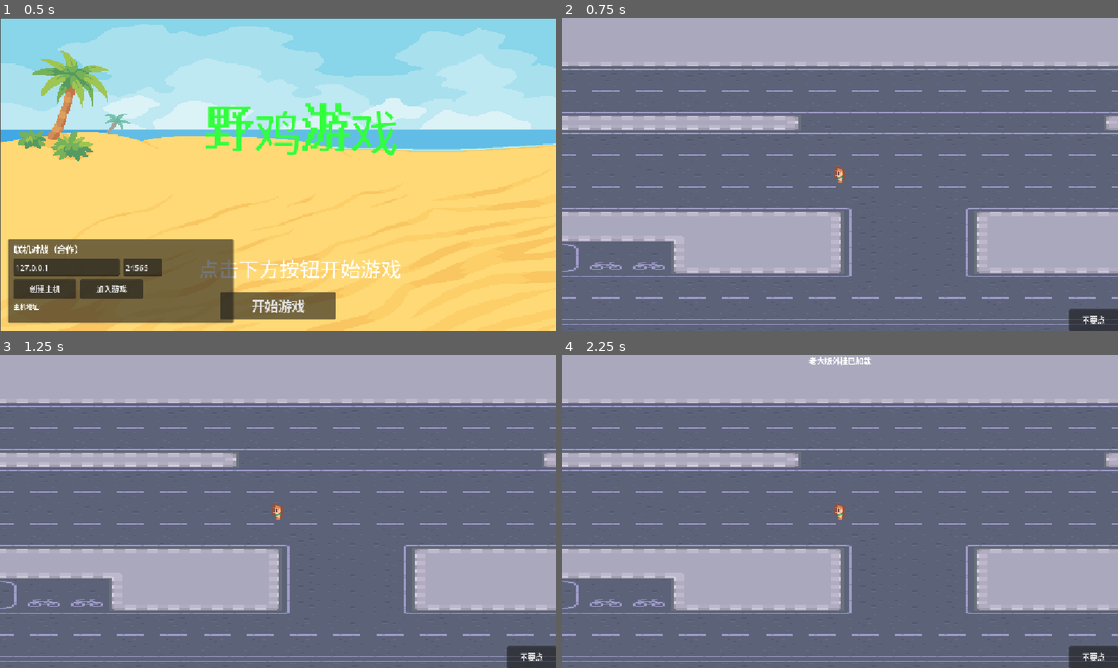
Above: before the commit, frames 1-4 (two rows, left to right).
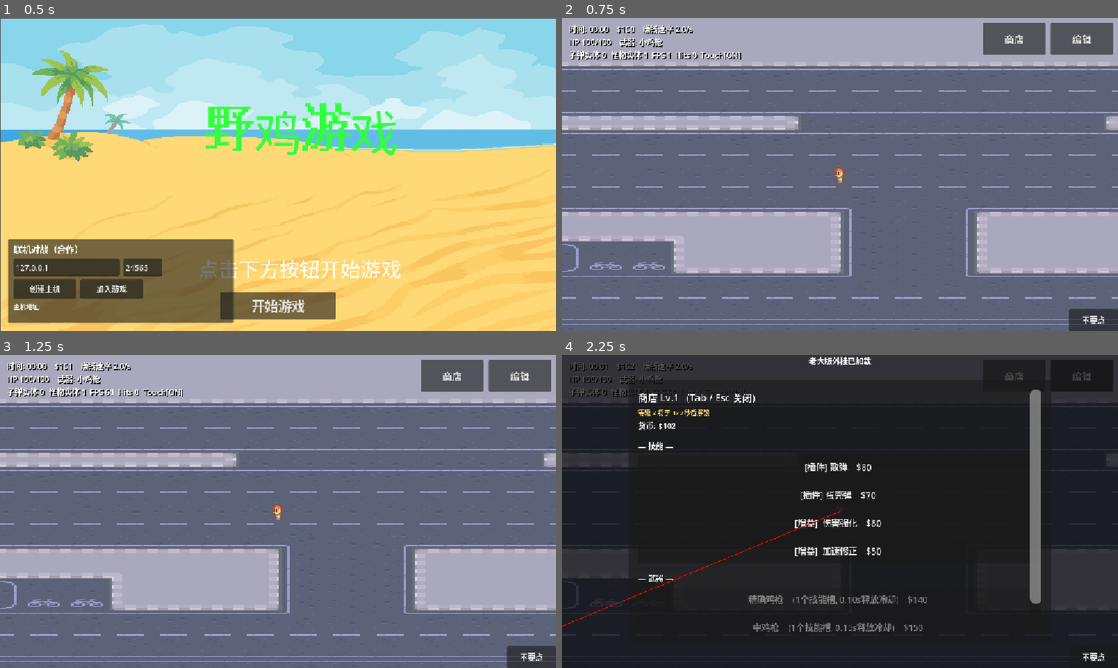
Above: after the commit, the same moments.

Repository: qwerasdf6/godot_yjgame
Game: Godot game, scene res://start.tscn
Same seed, same stepped clock (60 frames per second), same inputs: the game is played once before the commit and once after it.
Inputs (mouse positions are in pixels of both pictures, inside the frame that each line leads up to):
- Up to frame 1 (0.5 s): no input
- Up to frame 2 (0.75 s): click "开始游戏" at 0.5 s
- Up to frame 3 (1.25 s): no input
- Up to frame 4 (2.25 s): click "不要点" at 1.25 s; click (1012, 376) at 2 s, where only the run after the commit has a clickable "商店"

Frame 1 is identical in both runs. In frame 2, 3.3% of the frame differs, in the area x 1-100%, y 1-14%; in frame 3, 3.3%; in frame 4, 99%, in the area x 0-100%, y 0-100%.
Error before the commit: Parse Error: Too many arguments for "spawn()" call. Expected at most 6 but received 7. (res://scripts/bullet_pool.gd:31)

Commit message:
fix: bullet.spawn 增加第 7 参数 pierce_count，与 BulletPool 调用对齐

Diff:
--- a/scripts/bullet.gd
+++ b/scripts/bullet.gd
@@ -10,7 +10,7 @@
 var prev_position: Vector2 = Vector2.ZERO
 var pool = null
 
-func spawn(pos: Vector2, vel: Vector2, dmg: float, life: float, color: Color, owner_pool) -> void:
+func spawn(pos: Vector2, vel: Vector2, dmg: float, life: float, color: Color, owner_pool, pierce_count := 0) -> void:
 	global_position = pos
 	prev_position = pos
 	velocity = vel
@@ -18,6 +18,10 @@
 	lifetime = life
 	modulate = color
 	pool = owner_pool
+	pierce = pierce_count
+	hit_enemies.clear()
+	# 穿透弹视觉上更大，割草感更强
+	scale = Vector2.ONE * clamp(1.0 + pierce_count * 0.12, 1.0, 3.0)
 	active = true
 	visible = true
 	set_process(true)
